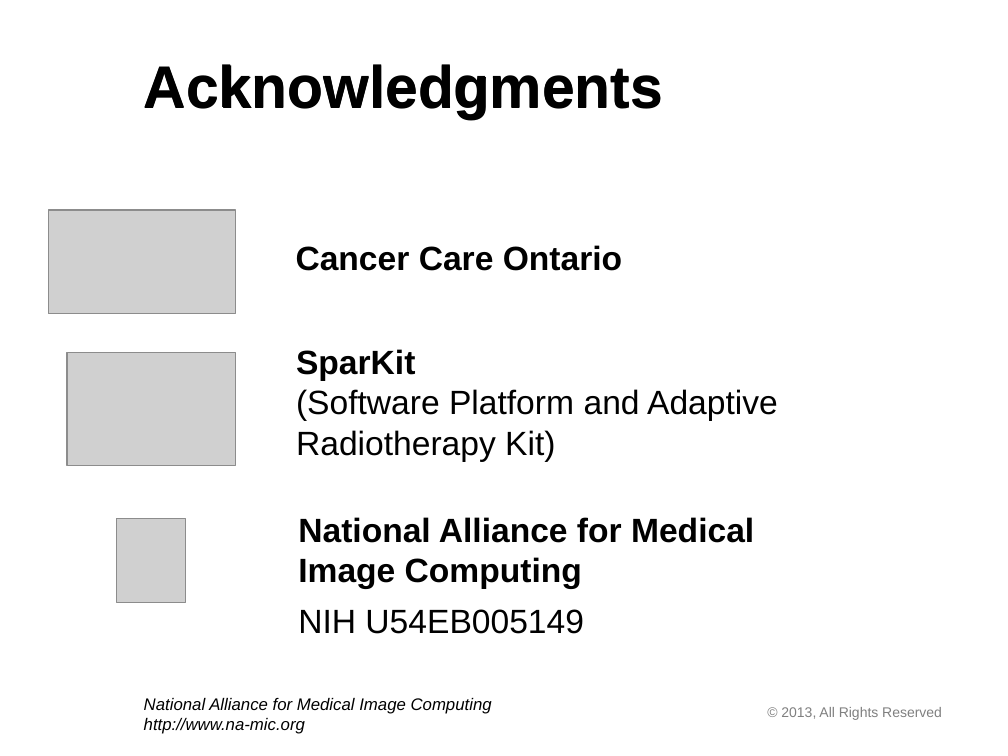
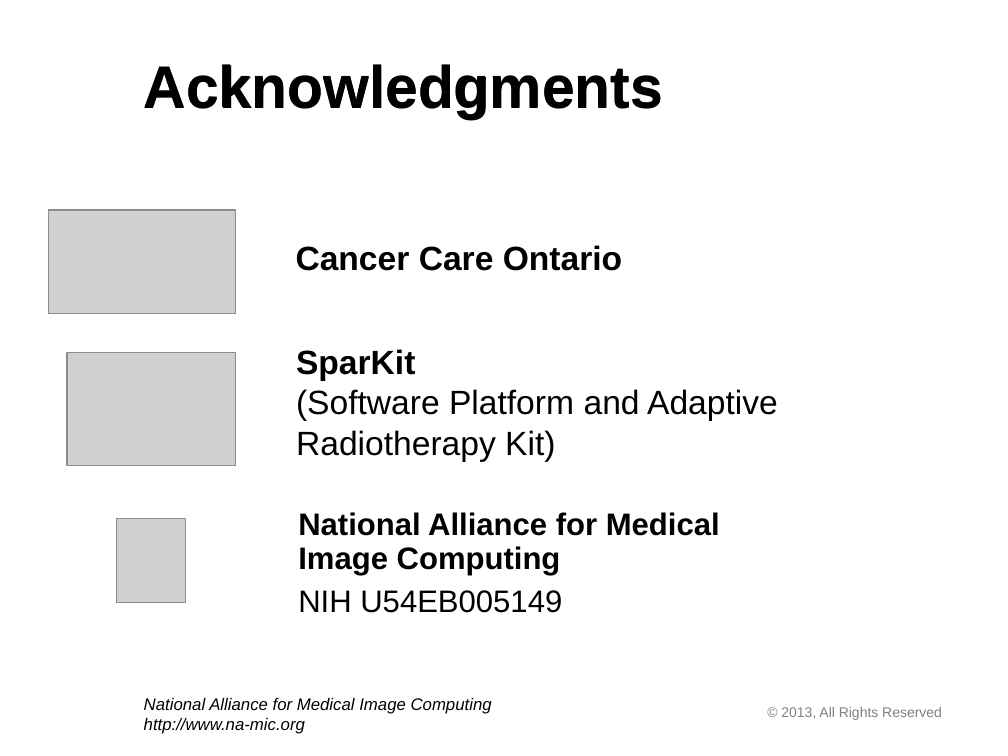
Before and after one commit to PerkLab/SlicerMatlabBridge, a slide deck: slide 38 of Docs/tutorial/MatlabBridgeTutorial.ppt. Drawn at 1008x756 pixels with LibreOffice and Linux fonts; fonts in the diff are those of the drawing; grey boxes stand for pictures; background and template pictures are left out. Boxes give left, top, right and bottom in pixels: in the first picture for what was removed or moved away, otherwise in the second. Text is boxed around its words. In the diff, an @@ line names an element or a change of style, - is before the commit and + after.

```diff
--- a/Docs/tutorial/MatlabBridgeTutorial.ppt
+++ b/Docs/tutorial/MatlabBridgeTutorial.ppt
@@ text "National Alliance for Medical Image ..." at bbox=[298, 512, 720, 613]: size 24 to 22.2 pt; line spacing 1 to 0.9 @@
```
Also in this commit, not shown: 9 other slides changed, 1 other file.
